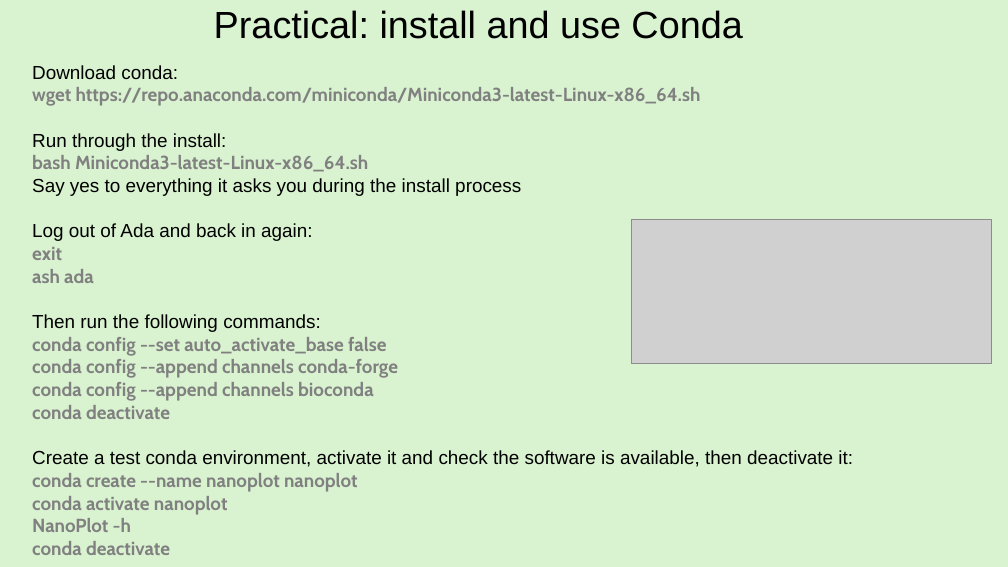
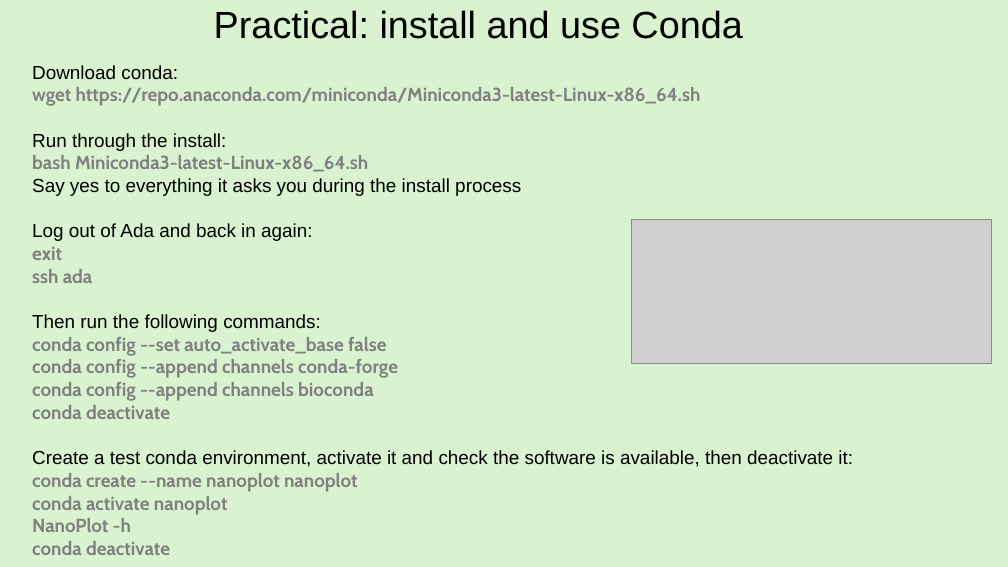
Before and after one commit to lldean18/LIFE4137-HPC_practice, a slide deck: slide 39 of Ada_refresher.pptx. Drawn at 1008x567 pixels with LibreOffice and Linux fonts; fonts in the diff are those of the drawing; grey boxes stand for pictures. Boxes give left, top, right and bottom in pixels: in the first picture for what was removed or moved away, otherwise in the second. Text is boxed around its words. In the diff, an @@ line names an element or a change of style, - is before the commit and + after.

Commit message:
Add files via upload
Updating typo

```diff
--- a/Ada_refresher.pptx
+++ b/Ada_refresher.pptx
@@ text at (x1=32, y1=269, x2=93, y2=283): text changed @@
-ash ada
+ssh ada
```
